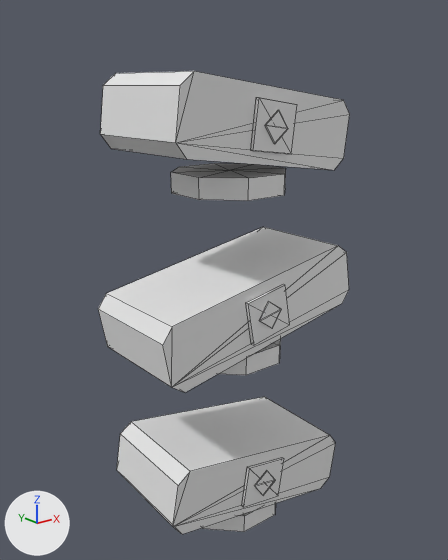
One commit to the OBJ model src/main/resources/assets/primalspells/models/item/wand_motion_29.obj: the scene before it, then after it.
Both versions are drawn from a 50 mm camera at (0.186, -0.886, 1.053) aimed at (0.498, -0.494, 0.897). The axes (+X, +Y, +Z) are drawn at lower left. The lights are the same throughout. The older version comes first. Mesh edges are drawn as thin lines. Materials are left out; every surface is plain grey. Where no turn or scale is listed for an object, it has been applied to the vertices. Vertices at exactly the same position are counted once.

In view in the first picture: 'wand_motion_29'.
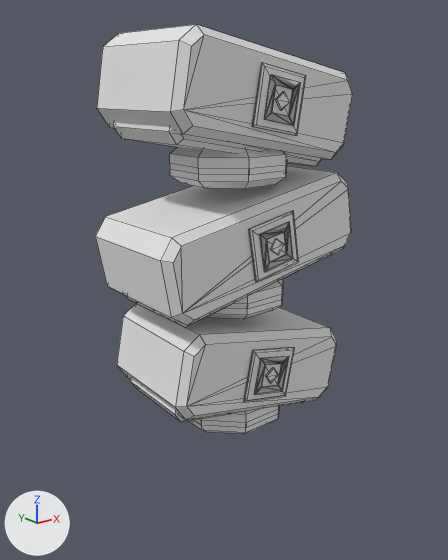
Boxes [x1, y1, x2, y2] around the edits, measured in the pictures (448 x 560 px; the box of a moved part takes in the faces that stretch with it):
'wand_motion_29', reshaped (11% shorter)
    before: [98, 71, 350, 534]
    after: [95, 24, 353, 434]
part 1 of me_wand_motion_29, moved or reshaped
    before: [254, 470, 275, 496]
    after: [265, 367, 278, 383]
part 2 of me_wand_motion_29, moved or reshaped
    before: [259, 301, 282, 328]
    after: [270, 239, 284, 255]
part 3 of me_wand_motion_29, moved or reshaped
    before: [265, 110, 288, 144]
    after: [276, 91, 290, 110]
part 4 of me_wand_motion_29, rebuilt
    before: [171, 163, 286, 201]
    after: [170, 147, 287, 189]
part 5 of me_wand_motion_29, rebuilt (mostly hidden afterwards)
    before: [98, 227, 349, 392]
    after: [126, 256, 329, 328]
part 6 of me_wand_motion_29, rebuilt
    before: [101, 71, 350, 170]
    after: [113, 123, 322, 166]
part 7 of me_wand_motion_29, deleted
    before: [203, 97, 297, 532]
part 8 of me_wand_motion_29, built on
    before: [117, 397, 335, 534]
    after: [95, 24, 353, 434]

The change, as a list of edits to the scene's bpy script:
```text
Change me_wand_motion_29:
    used by ob_wand_motion_29; location = (0.0, 0.0, 0.0)
    remove me_wand_motion_29.from_pydata(...)  # 198 vertices, 228 faces; spans x 0.401..0.599, y -0.552..-0.448, z 0.683..1.062
    add me_wand_motion_29.from_pydata(...)  # 582 vertices, 672 faces; spans x 0.402..0.598, y -0.557..-0.443, z 0.774..1.09
    me_wand_motion_29 part 1: the loose piece of 8 vertices spanning x 0.487..0.51, y -0.552..-0.55, z 0.717..0.74 is scaled about its middle by (0.552, 1.4, 0.552), then moved by (0.0, -0.005, 0.104)
    me_wand_motion_29 part 2: the loose piece of 8 vertices spanning x 0.489..0.512, y -0.551..-0.55, z 0.87..0.893 is scaled about its middle by (0.553, 1.65, 0.553), then moved by (0.0, -0.005, 0.056)
    me_wand_motion_29 part 3: the loose piece of 8 vertices spanning x 0.49..0.514, y -0.552..-0.55, z 1.013..1.037 is scaled about its middle by (0.552, 1.27, 0.552), then moved by (0.0, -0.005, 0.018)
    me_wand_motion_29 part 4: the loose piece of 18 vertices spanning x 0.456..0.544, y -0.544..-0.456, z 0.973..0.989 is rebuilt with 34 vertices and now spans x 0.456..0.544, y -0.544..-0.456, z 0.981..1.011
    me_wand_motion_29 part 5: the loose piece of 16 vertices spanning x 0.401..0.599, y -0.547..-0.453, z 0.839..0.924 is rebuilt with 32 vertices and now spans x 0.416..0.591, y -0.54..-0.46, z 0.884..0.954
    me_wand_motion_29 part 6: the loose piece of 16 vertices spanning x 0.411..0.589, y -0.55..-0.45, z 0.988..1.062 is rebuilt with 32 vertices and now spans x 0.415..0.578, y -0.542..-0.458, z 0.991..1.058
    me_wand_motion_29 part 7: 8 loose pieces with 84 vertices, spanning x 0.456..0.544, y -0.551..-0.449, z 0.683..1.046, are deleted
    me_wand_motion_29 part 8: 16 vertices removed from x 0.408..0.592, y -0.55..-0.45, z 0.689..0.768; 436 vertices added at x 0.402..0.598, y -0.557..-0.443, z 0.774..1.09
    other edits to the shape of me_wand_motion_29 do not show in these pictures
```
